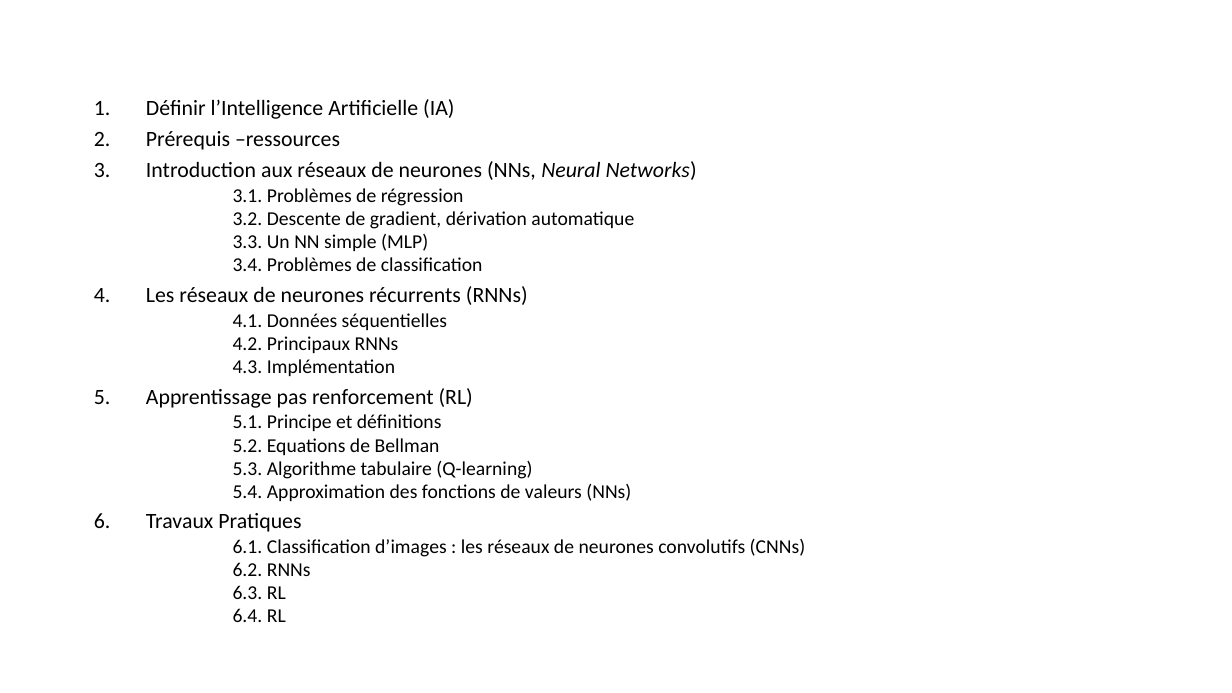
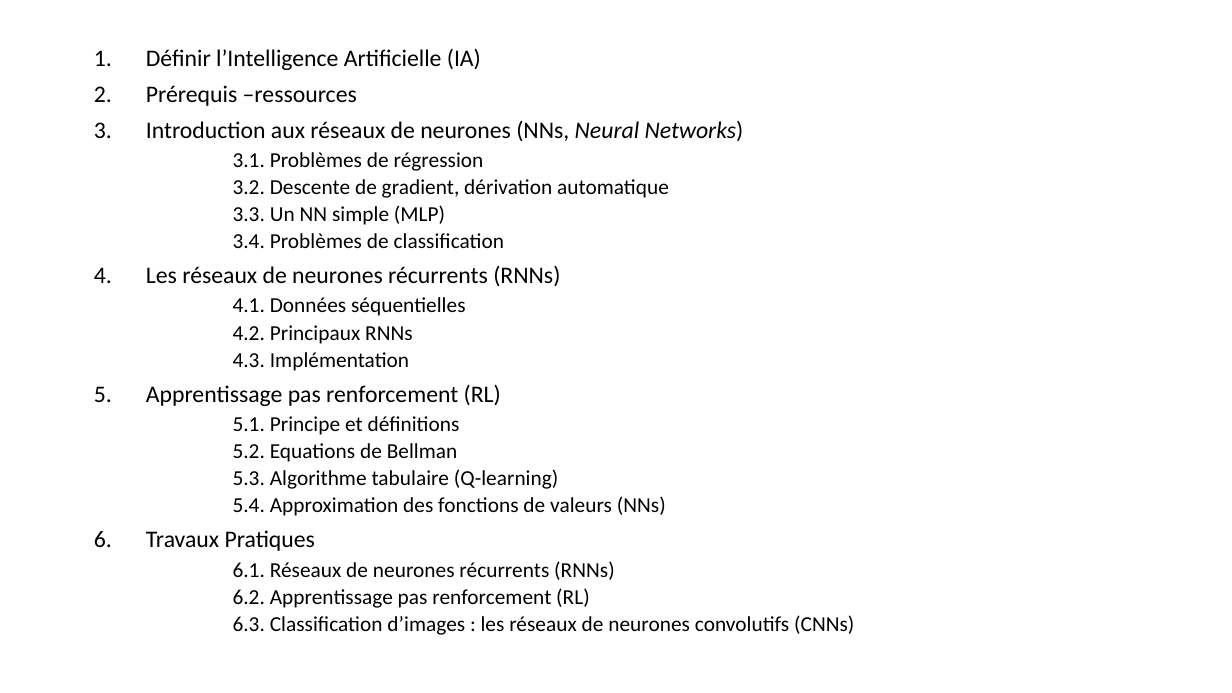
Before and after one commit to jolindien-git/jolindien-git.github.io, a slide deck: slide 2 of Intelligence Artificielle et Analyse de donnees.pptx. Drawn at 1232x693 pixels with LibreOffice and Linux fonts; fonts in the diff are those of the drawing. Boxes give left, top, right and bottom in pixels: in the first picture for what was removed or moved away, otherwise in the second. Text is boxed around its words. In the diff, an @@ line names an element or a change of style, - is before the commit and + after.

```diff
--- a/Intelligence Artificielle et Analyse de donnees.pptx
+++ b/Intelligence Artificielle et Analyse de donnees.pptx
@@ text "Définir l’Intelligence Artificielle (IA)" moved from (x1=146, y1=99, x2=806, y2=622) to (x1=146, y1=49, x2=854, y2=635) @@
@@ text at (x1=146, y1=49, x2=744, y2=551): size 17 to 18.5 pt in "Définir l’Intelligence Artificielle (IA)", "Prérequis –ressources", "Introduction aux réseaux de neurones (NNs, Neural ...", "Les réseaux de neurones récurrents (RNNs)" and 2 more places; size 15.3 to 16.6 pt in "3.1. Problèmes de régression", "3.2. Descente de gradient, dérivation automatique", "3.3. Un NN simple (MLP)", "3.4. Problèmes de classification" and 7 more places; line spacing 0.7 to 0.8 @@
@@ text at (x1=233, y1=561, x2=854, y2=635): text changed; size 15.3 to 16.6 pt @@
-  6.1. Classification d’images : les réseaux de neurones convolutifs (CNNs)
-  6.2. RNNs
-  6.3. RL
-  6.4. RL
+  6.1. Réseaux de neurones récurrents (RNNs)
+  6.2. Apprentissage pas renforcement (RL)
+  6.3. Classification d’images : les réseaux de neurones convolutifs (CNNs)
```
Also in this commit, not shown: 2 other slides changed, 5 other files.
